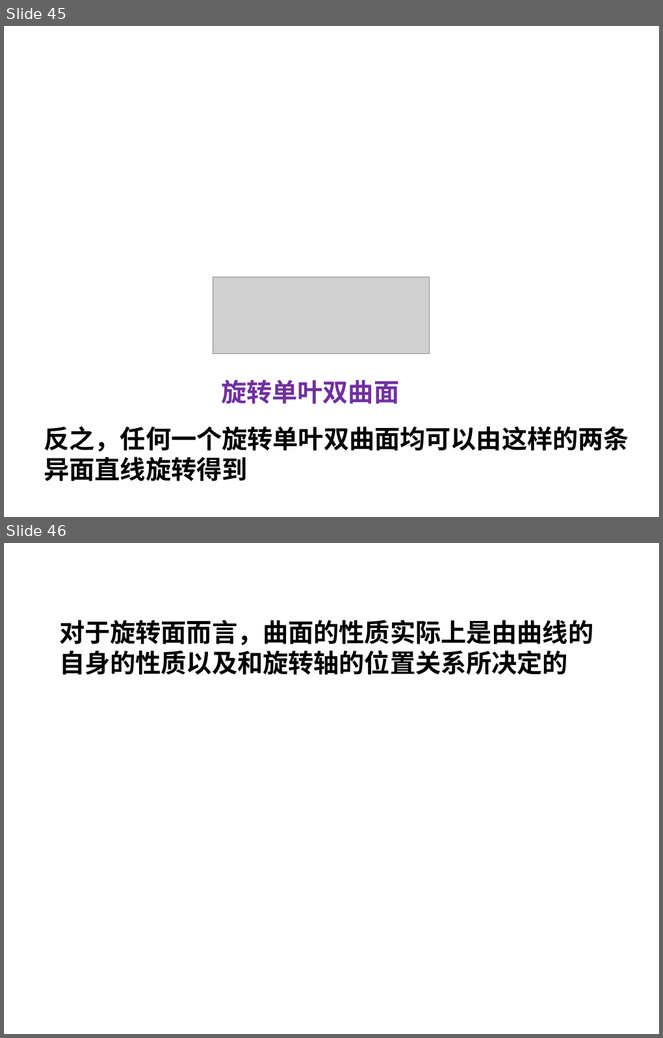
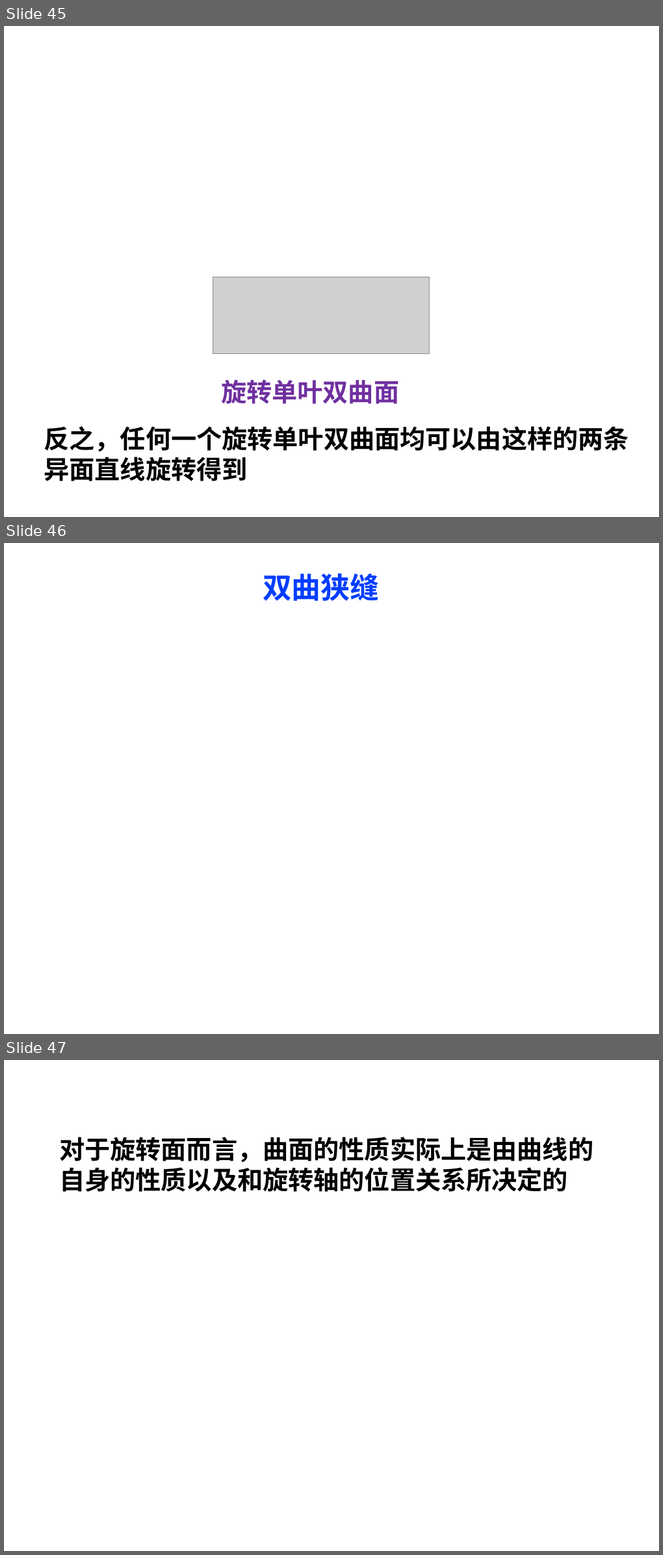
Before and after one commit to GreenDamTan/SCUT14MathGrade1FilesCollection, a slide deck: 解析几何/常见曲面1.pptx. Shown one above the other, each under a label of ours: slides 45 and 46 before the commit, slides 45, 46 and 47 after it. The pictures are 663x1038 and 663x1555 pixels, drawn with LibreOffice and Linux fonts; fonts in the diff are those of the drawing; grey boxes stand for pictures. Boxes give left, top, right and bottom in pixels: in the first picture for what was removed or moved away, otherwise in the second. Text is boxed around its words. In the diff, an @@ line names an element or a change of style, - is before the commit and + after.

```diff
--- a/解析几何/常见曲面1.pptx
+++ b/解析几何/常见曲面1.pptx
@@ slide 46 added at [4,543,659,1034], background #FFFFFF @@
@@ text added at [263,574,379,601], 32 pt, text #013DFF, bold @@
+双曲狭缝
@@ what was slide 46 is now slide 47 @@
```
Also in this commit, not shown: 2 slides changed, 2 other files.
